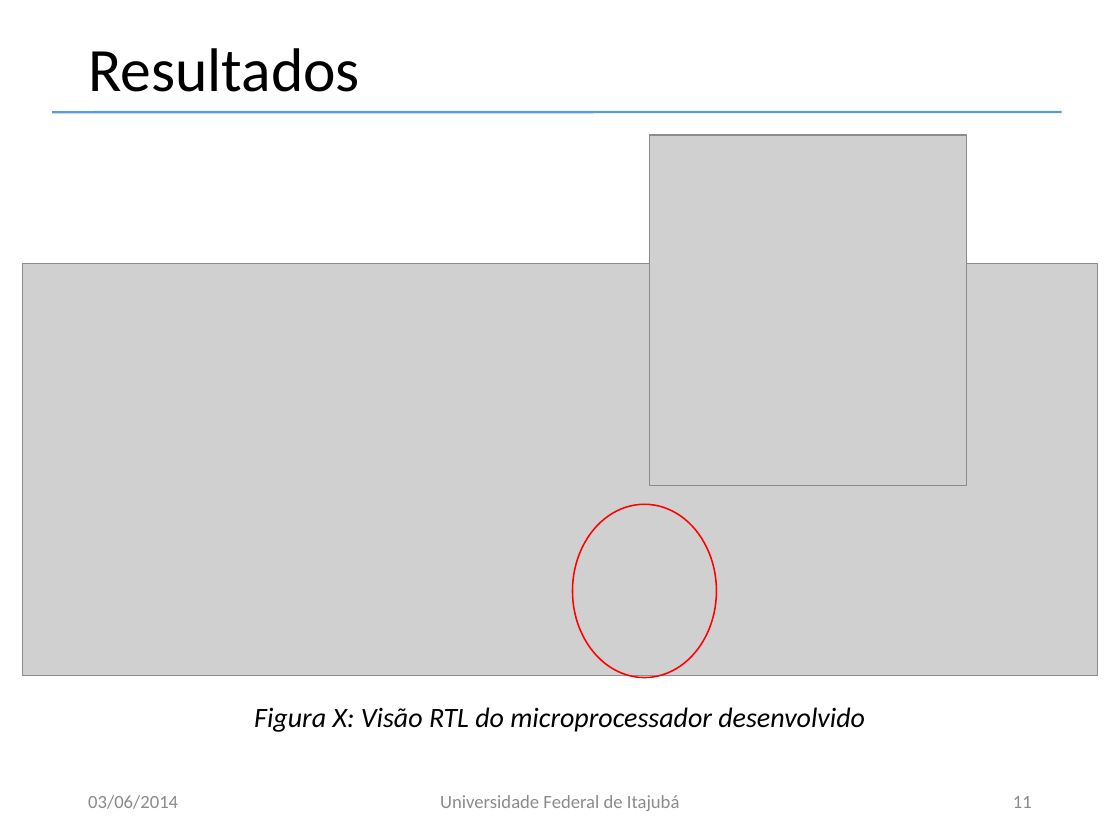
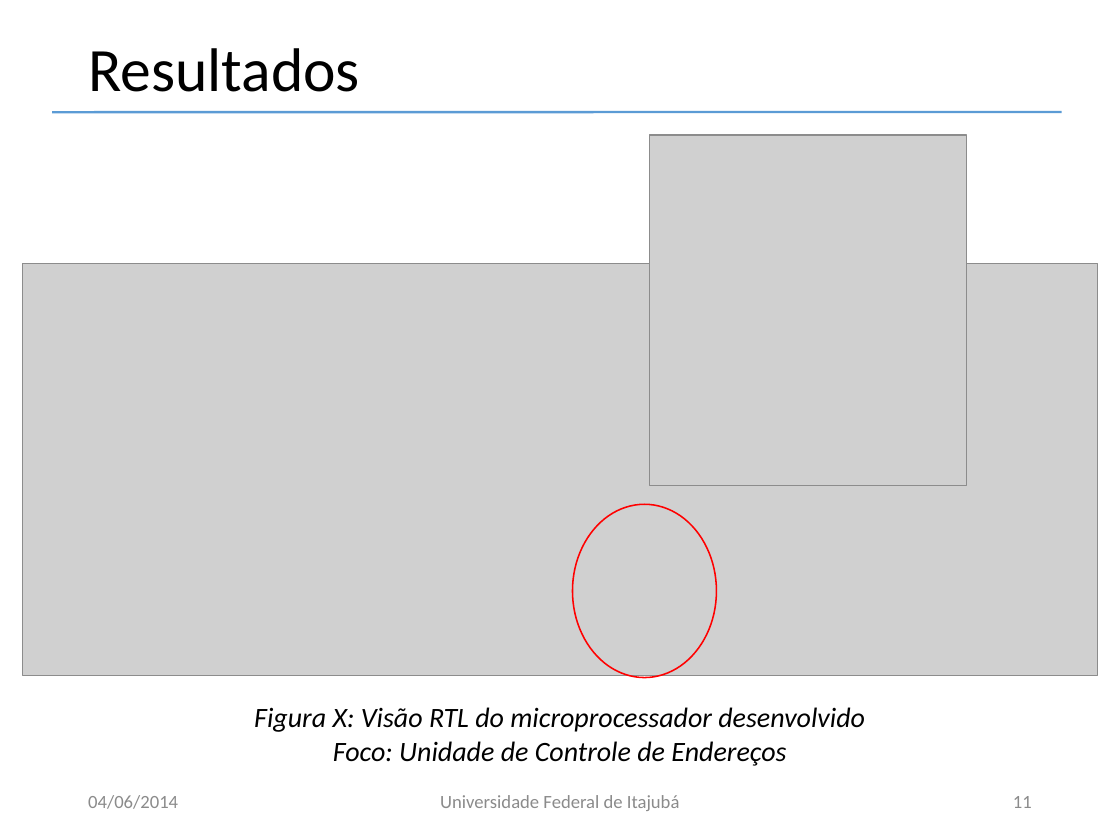
Before and after one commit to macaufreitas/micro-risc, a slide deck: slide 11 of Apresentacao/Apresentacao.pptx. Drawn at 1120x840 pixels with LibreOffice and Linux fonts; fonts in the diff are those of the drawing; grey boxes stand for pictures; background and template pictures are left out. Boxes give left, top, right and bottom in pixels: in the first picture for what was removed or moved away, otherwise in the second. Text is boxed around its words. In the diff, an @@ line names an element or a change of style, - is before the commit and + after.

```diff
--- a/Apresentacao/Apresentacao.pptx
+++ b/Apresentacao/Apresentacao.pptx
@@ text at [333, 741, 786, 766]: paragraph added @@
+Foco: Unidade de Controle de Endereços
@@ text at [88, 795, 178, 809]: text changed @@
-03/06/2014
+04/06/2014
```
Also in this commit, not shown: 25 other slides changed.
